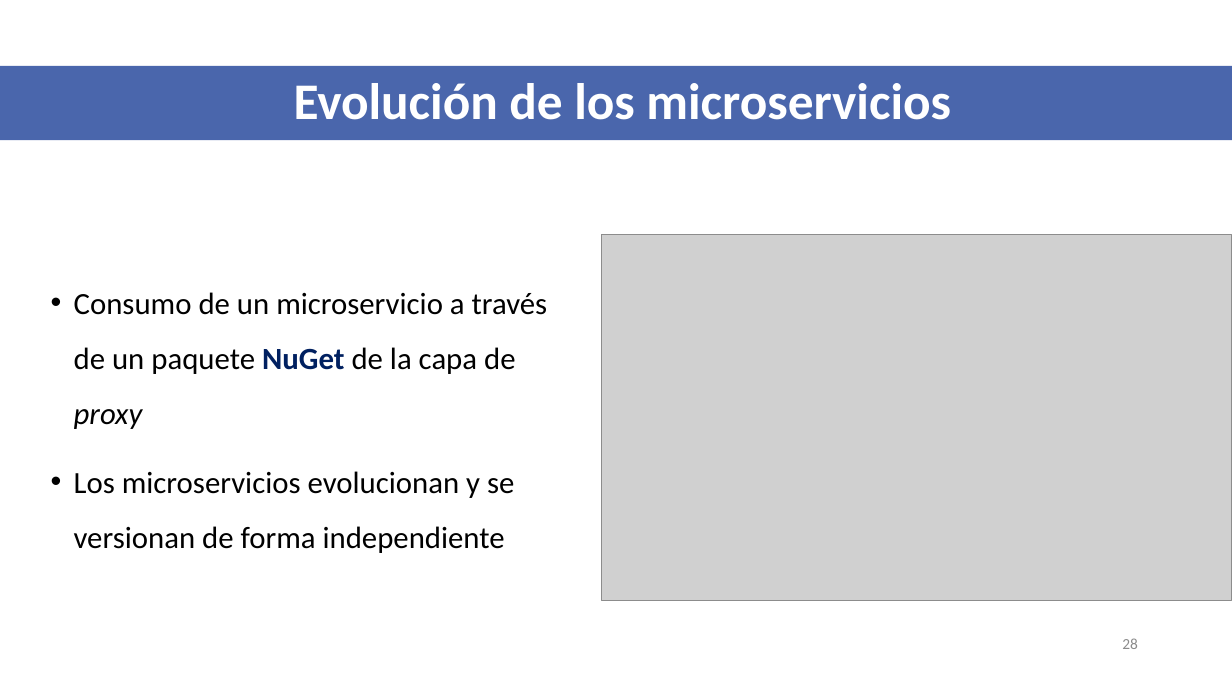
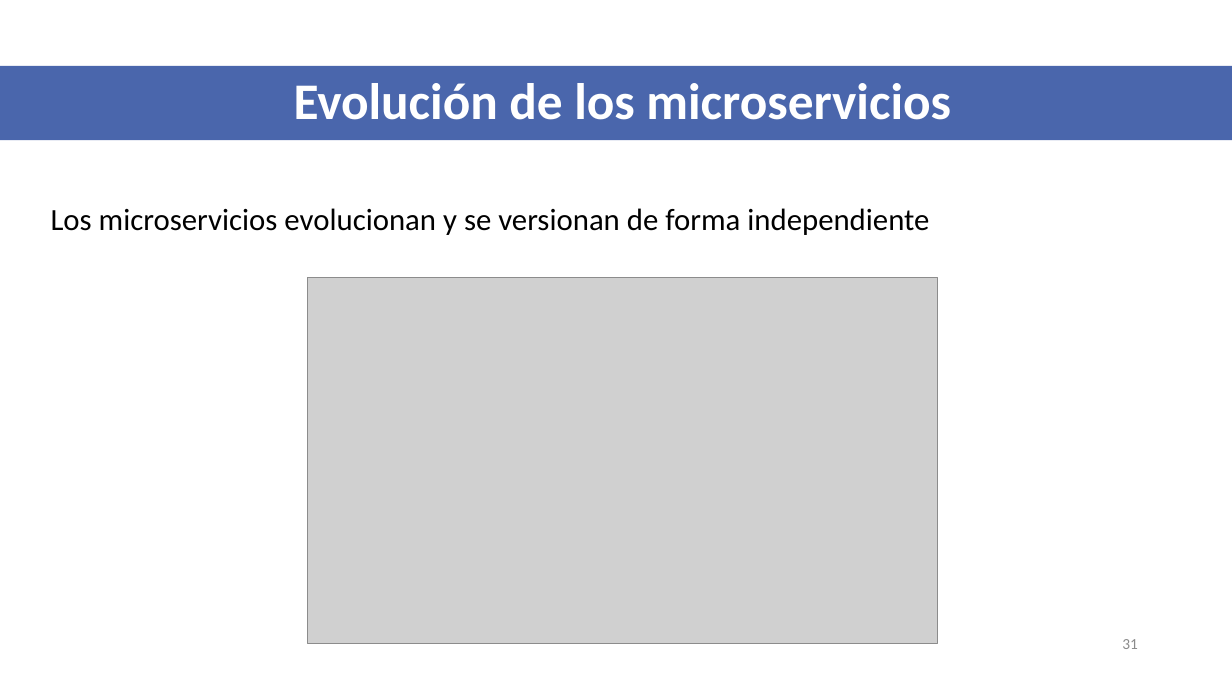
Before and after one commit to VictorIranzo/TFG_Microservices, a slide deck: slide 31 of Trabajo/Presentación/Desarrollo de software basado en microservicios.pptx (slide 28 before the commit). Drawn at 1232x693 pixels with LibreOffice and Linux fonts; fonts in the diff are those of the drawing; grey boxes stand for pictures. Boxes give left, top, right and bottom in pixels: in the first picture for what was removed or moved away, otherwise in the second. Text is boxed around its words. In the diff, an @@ line names an element or a change of style, - is before the commit and + after.

```diff
--- a/Trabajo/Presentación/Desarrollo de software basado en microservicios.pptx
+++ b/Trabajo/Presentación/Desarrollo de software basado en microservicios.pptx
@@ text "Los microservicios evolucionan y se ...": place and size @@
-text "Los microservicios evolucionan y se ..." at (74, 292, 548, 553)
+text "Los microservicios evolucionan y se ..." at (51, 208, 929, 235)
@@ text "Los microservicios evolucionan y se ..." at (51, 208, 929, 235): bullet • to none @@
@@ text at (74, 292, 548, 429): paragraph removed @@
-• Consumo de un microservicio a través de un paquete NuGet de la capa de proxy
@@ picture: place and size @@
-picture at (602, 235, 1232, 601)
+picture at (308, 277, 938, 643)
@@ page number at (1122, 639, 1138, 649): text changed @@
-28
+31
```
Also in this commit, not shown: 11 other slides changed, 5 slides added.
